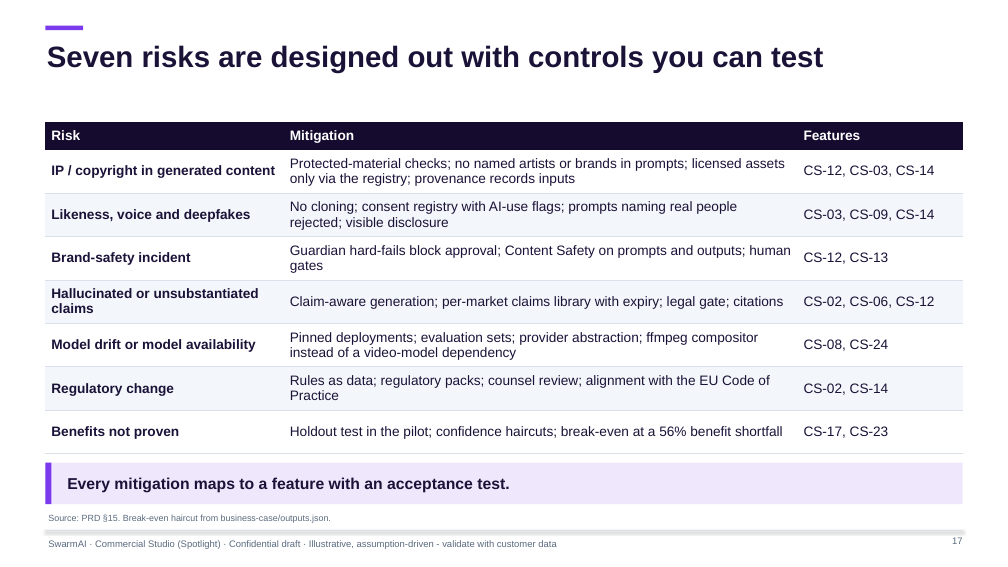
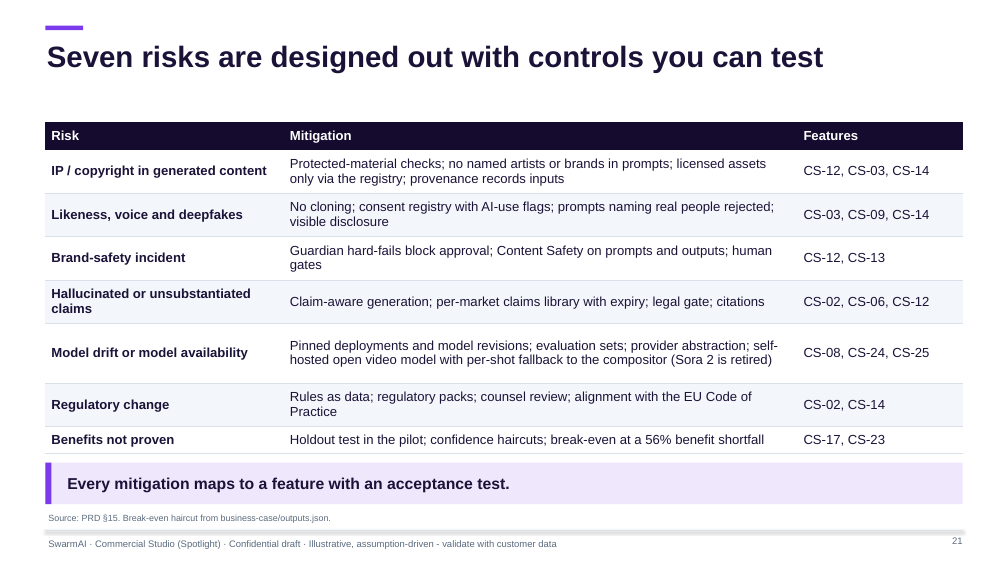
Before and after one commit to mifurm/DarkFactories, a slide deck: slide 21 of 02-commercial-studio-marketing/deck/CommercialStudio-Executive-Deck.pptx (slide 17 before the commit). Drawn at 1008x567 pixels with LibreOffice and Linux fonts; fonts in the diff are those of the drawing. Boxes give left, top, right and bottom in pixels: in the first picture for what was removed or moved away, otherwise in the second. Text is boxed around its words. In the diff, an @@ line names an element or a change of style, - is before the commit and + after.

```diff
--- a/02-commercial-studio-marketing/deck/CommercialStudio-Executive-Deck.pptx
+++ b/02-commercial-studio-marketing/deck/CommercialStudio-Executive-Deck.pptx
@@ table at [45, 123, 962, 454] @@
-row 6, column 2: Pinned deployments; evaluation sets; provider abstraction; ffmpeg compositor instead of a video-model dependency
+row 6, column 2: Pinned deployments and model revisions; evaluation sets; provider abstraction; self-hosted open video model with per-shot fallback to the compositor (Sora 2 is retired)
-row 6, column 3: CS-08, CS-24
+row 6, column 3: CS-08, CS-24, CS-25
@@ size 13 to 12.5 pt in "Risk", "Mitigation", "Features", "IP / copyright in generated content" and 18 more places @@
@@ page number at [952, 537, 963, 544]: text changed @@
-17
+21
```
Also in this commit, not shown: 27 other slides changed, 4 slides added, 19 other files.
